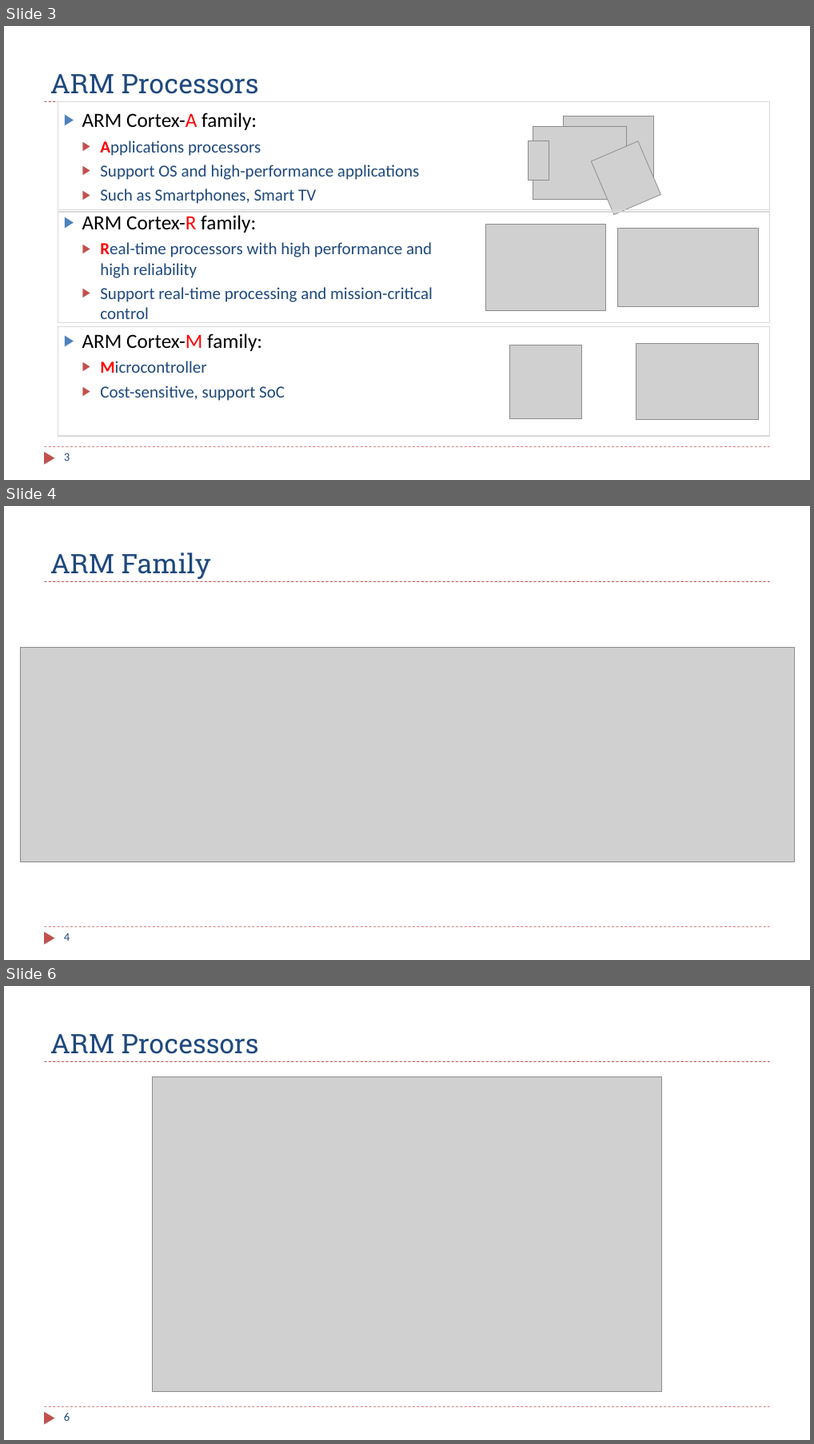
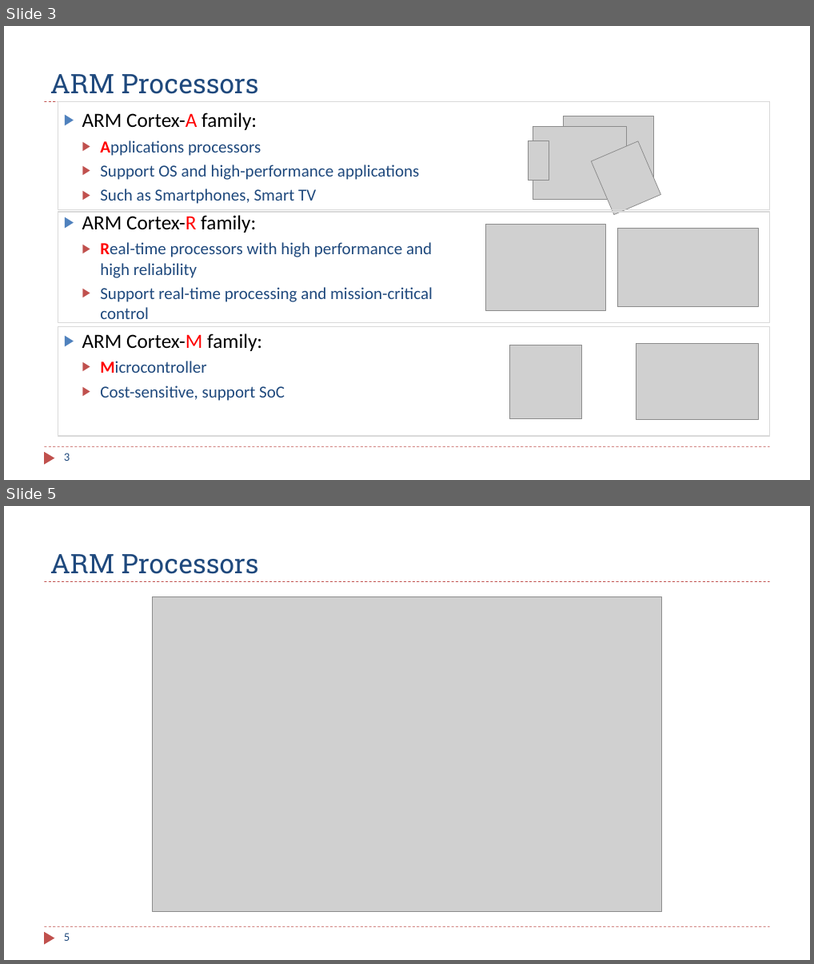
Before and after one commit to guhofstra/CSC111Fa26, a slide deck: PPTs/Ch3_ARM_ISA.pptx. Shown one above the other, each under a label of ours: slides 3, 4 and 6 before the commit, slides 3 and 5 after it; the slides between them are not shown. The pictures are 814x1444 and 814x964 pixels, drawn with LibreOffice and Linux fonts; fonts in the diff are those of the drawing; grey boxes stand for pictures. Boxes give left, top, right and bottom in pixels: in the first picture for what was removed or moved away, otherwise in the second. Text is boxed around its words. In the diff, an @@ line names an element or a change of style, - is before the commit and + after.

```diff
--- a/PPTs/Ch3_ARM_ISA.pptx
+++ b/PPTs/Ch3_ARM_ISA.pptx
@@ slide 4 removed at bbox=[4, 506, 810, 960], background #FFFFFF; not listed: 3 template elements that a slide beside it also shows @@
@@ title removed at bbox=[50, 552, 211, 579] @@
-ARM Family
@@ picture removed at bbox=[20, 647, 794, 862] @@
@@ page number removed at bbox=[64, 932, 70, 940] @@
-4
@@ what was slide 6 is now slide 5 @@
@@ page number at bbox=[64, 932, 70, 940]: text changed @@
-6
+5
```
Also in this commit, not shown: 6 slides changed.
